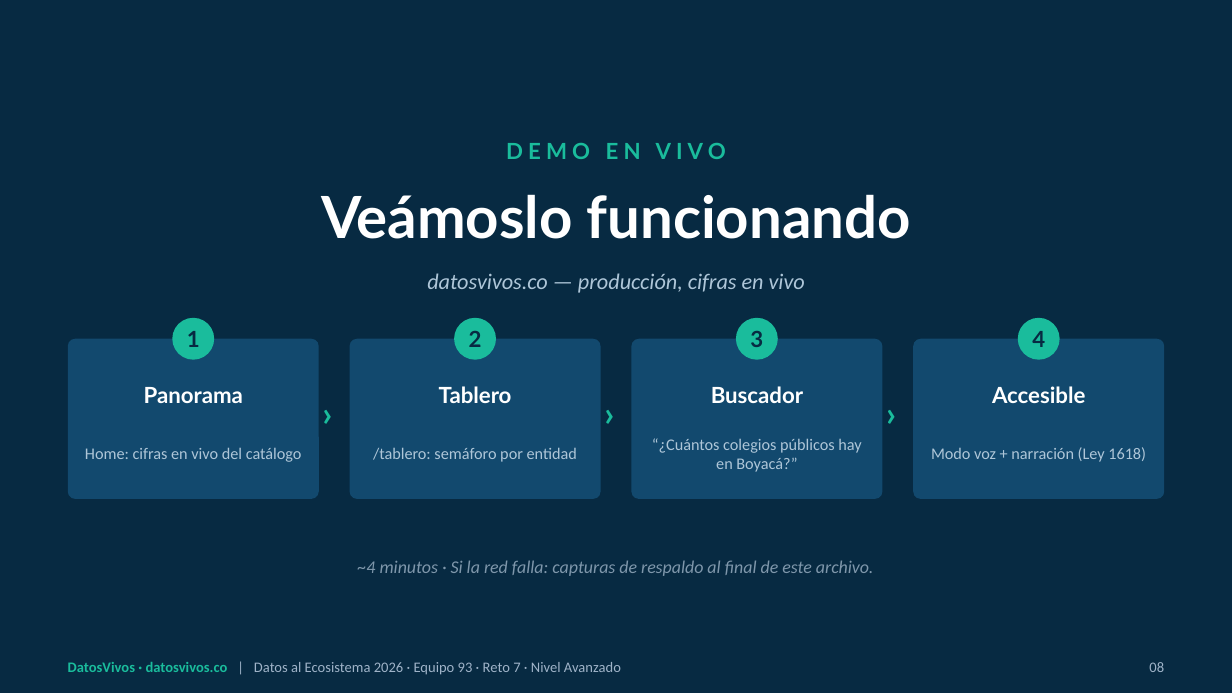
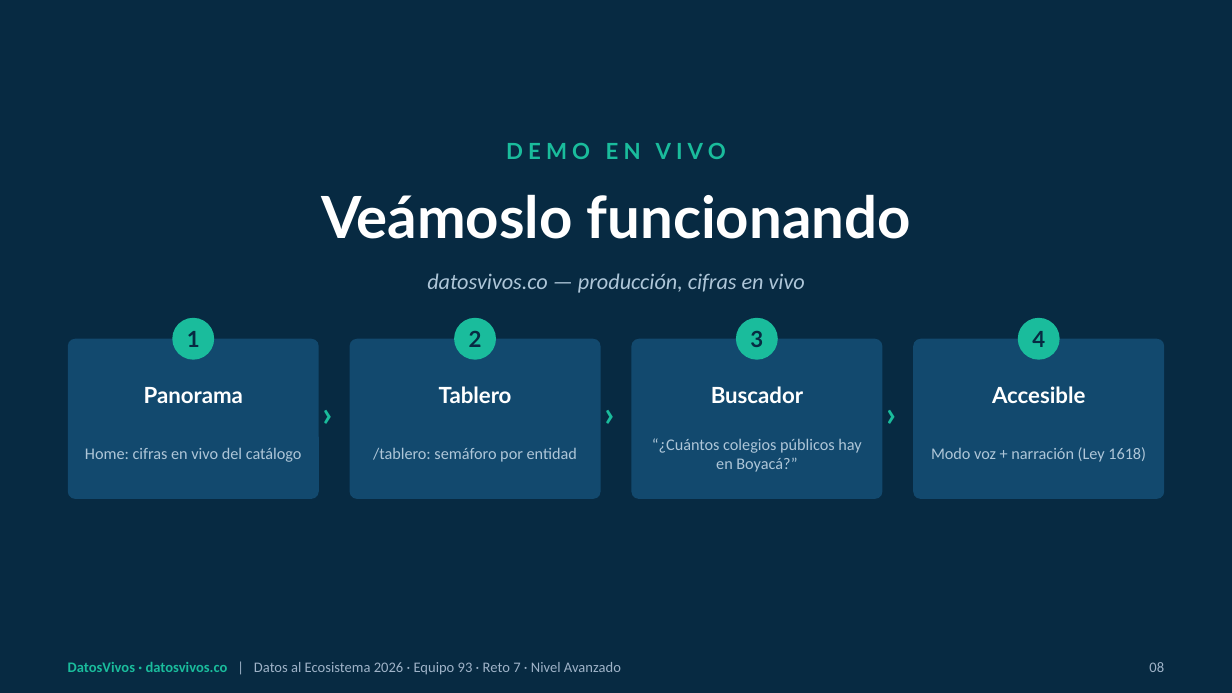
Before and after one commit to jsricop/DatosVivos, a slide deck: slide 8 of recursos/presentacion.pptx. Drawn at 1232x693 pixels with LibreOffice and Linux fonts; fonts in the diff are those of the drawing. Boxes give left, top, right and bottom in pixels: in the first picture for what was removed or moved away, otherwise in the second. Text is boxed around its words. In the diff, an @@ line names an element or a change of style, - is before the commit and + after.

```diff
--- a/recursos/presentacion.pptx
+++ b/recursos/presentacion.pptx
@@ text removed at bbox=[358, 560, 874, 576] @@
-~4 minutos · Si la red falla: capturas de respaldo al final de este archivo.
```
Also in this commit, not shown: 11 other slides changed, 1 other file.
